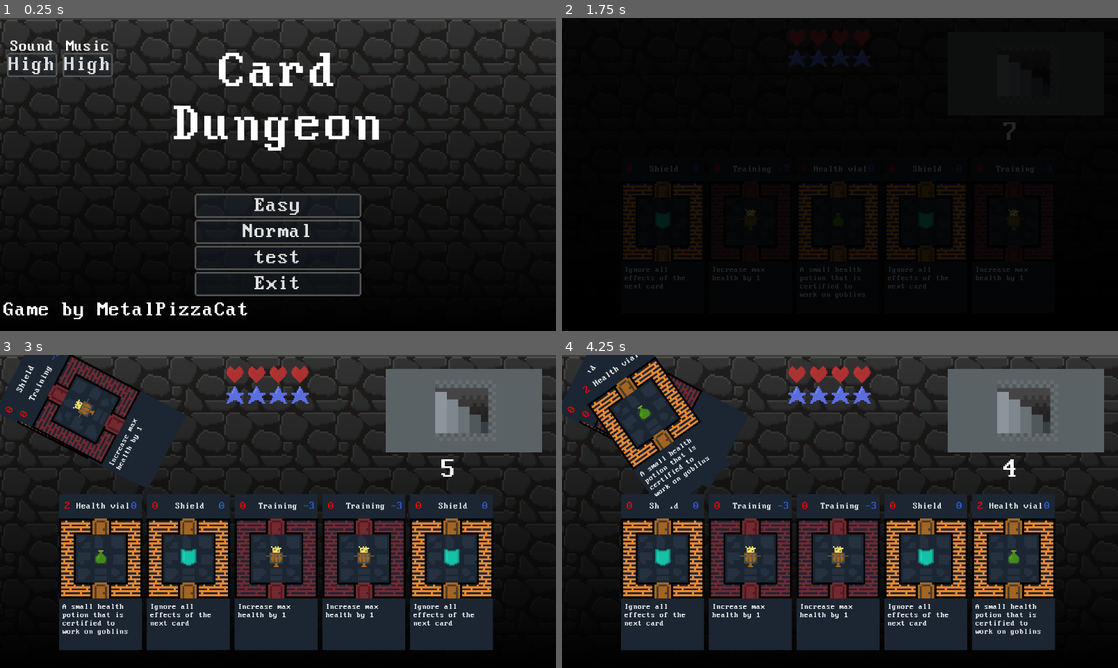
Above: before the commit, frames 1-4 (two rows, left to right).
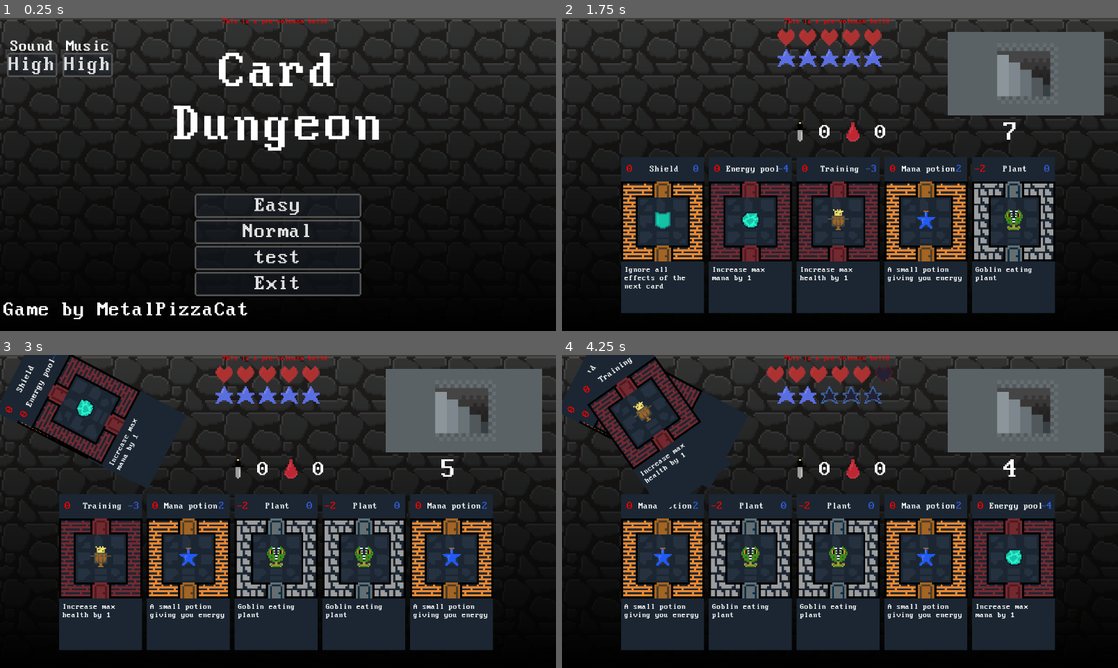
Above: after the commit, the same moments.

Repository: MetalPizzaCat/card-dungeon
Game: Godot game, scene res://scenes/main_menu.tscn
The game is run twice, just before and just after one commit, with the same random seed, the same clock (stepped at 60 frames per second) and the same inputs.
Inputs (mouse positions are in pixels of both pictures, inside the frame that each line leads up to):
- Up to frame 1 (0.25 s): no input
- Up to frame 2 (1.75 s): click "Easy" at 0.5 s; click "Easy" at 1.25 s
- Up to frame 3 (3 s): click (100, 570) at 2.02 s; click (100, 570) at 2.77 s
- Up to frame 4 (4.25 s): click (662, 570) at 3.52 s

The runs differ from the first frame. In frame 1, 0.1% of the frame differs, in the area x 40-59%, y 0-3%; in frame 2, 70%, in the area x 0-100%, y 0-95%; in frame 3, 9.1%; in frame 4, 10%.
Error before the commit: Cannot call method 'change_scene_to_packed' on a null value. (res://scenes/main_menu.gd:28)

Commit message:
add more card effects and displays

Diff:
--- a/cards/magic_water.tres
+++ b/cards/magic_water.tres
@@ -9,7 +9,7 @@
 description = "Increase max mana by 1"
 health_cost = 0
 mana_cost = 4
-effect = 10
+effect = 0
 background = 2
 icon = ExtResource("1_0ncwj")
 max_hp_change = 0
--- a/cards/training_dummy.tres
+++ b/cards/training_dummy.tres
@@ -9,7 +9,7 @@
 description = "Increase max health by 1"
 health_cost = 0
 mana_cost = 3
-effect = 9
+effect = 0
 background = 2
 icon = ExtResource("1_ig5ed")
 max_hp_change = 1
--- a/difficulties/easy.tres
+++ b/difficulties/easy.tres
@@ -13,11 +13,11 @@
 
 [sub_resource type="Resource" id="Resource_sy262"]
 script = ExtResource("1_x6oxp")
-cards = Array[ExtResource("2_euerq")]([ExtResource("3_n54bg"), ExtResource("4_ktjuy"), ExtResource("5_o6ayt"), ExtResource("6_7mo0u"), ExtResource("7_we124"), ExtResource("7_we124"), ExtResource("3_n54bg"), ExtResource("5_o6ayt")])
+cards = Array[ExtResource("2_euerq")]([ExtResource("3_n54bg"), ExtResource("4_ktjuy"), ExtResource("9_35ehe"), ExtResource("6_7mo0u"), ExtResource("7_we124"), ExtResource("3_n54bg"), ExtResource("5_o6ayt")])
 
 [sub_resource type="Resource" id="Resource_gvrys"]
 script = ExtResource("1_x6oxp")
-cards = Array[ExtResource("2_euerq")]([ExtResource("8_5cq4s"), ExtResource("8_5cq4s"), ExtResource("3_n54bg"), ExtResource("7_we124")])
+cards = Array[ExtResource("2_euerq")]([ExtResource("8_5cq4s"), ExtResource("3_n54bg"), ExtResource("7_we124"), ExtResource("7_we124"), ExtResource("6_7mo0u")])
 
 [sub_resource type="Resource" id="Resource_qnsjq"]
 script = ExtResource("1_x6oxp")
--- a/difficulties/normal.tres
+++ b/difficulties/normal.tres
@@ -22,11 +22,11 @@
 
 [sub_resource type="Resource" id="Resource_ocjio"]
 script = ExtResource("1_wkt5l")
-cards = Array[ExtResource("2_5sq3w")]([ExtResource("3_tcmk6"), ExtResource("4_fsqal"), ExtResource("5_i5g1h"), ExtResource("6_2usil"), ExtResource("7_omr8o"), ExtResource("5_i5g1h"), ExtResource("8_klrbv"), ExtResource("7_omr8o")])
+cards = Array[ExtResource("2_5sq3w")]([ExtResource("3_tcmk6"), ExtResource("4_fsqal"), ExtResource("6_2usil"), ExtResource("10_y8gl1"), ExtResource("5_i5g1h"), ExtResource("8_klrbv"), ExtResource("7_omr8o"), ExtResource("3_tcmk6"), ExtResource("13_odl36"), ExtResource("12_23kfm")])
 
 [sub_resource type="Resource" id="Resource_gpv0j"]
 script = ExtResource("1_wkt5l")
-cards = Array[ExtResource("2_5sq3w")]([ExtResource("9_5i74c"), ExtResource("10_y8gl1"), ExtResource("11_mtbnk"), ExtResource("7_omr8o")])
+cards = Array[ExtResource("2_5sq3w")]([ExtResource("9_5i74c"), ExtResource("10_y8gl1"), ExtResource("11_mtbnk"), ExtResource("7_omr8o"), ExtResource("6_2usil")])
 
 [sub_resource type="Resource" id="Resource_7q6h2"]
 script = ExtResource("1_wkt5l")
--- a/difficulties/test.tres
+++ b/difficulties/test.tres
@@ -1,15 +1,14 @@
-[gd_resource type="Resource" script_class="Difficulty" load_steps=8 format=3 uid="uid://bf123ypktqdsr"]
+[gd_resource type="Resource" script_class="Difficulty" load_steps=7 format=3 uid="uid://bf123ypktqdsr"]
 
 [ext_resource type="Script" path="res://objects/deck.gd" id="1_8y3wc"]
 [ext_resource type="Script" path="res://objects/card.gd" id="2_aybfc"]
-[ext_resource type="Resource" uid="uid://d3vpvv3ydsdli" path="res://cards/spellbook.tres" id="4_vayqg"]
-[ext_resource type="Resource" uid="uid://c556oggh6qvms" path="res://cards/ritual.tres" id="5_y7g6r"]
-[ext_resource type="Resource" uid="uid://ek6a6x3sdi3i" path="res://cards/magic_water.tres" id="9_22qga"]
+[ext_resource type="Resource" uid="uid://byy0xx2kdej15" path="res://cards/duplicator.tres" id="3_t6qp3"]
+[ext_resource type="Resource" uid="uid://du7mbwvsbwnup" path="res://cards/shield.tres" id="4_osq4r"]
 [ext_resource type="Script" path="res://game/difficulty.gd" id="10_5nobc"]
 
 [sub_resource type="Resource" id="Resource_sy262"]
 script = ExtResource("1_8y3wc")
-cards = Array[ExtResource("2_aybfc")]([ExtResource("4_vayqg"), ExtResource("9_22qga"), ExtResource("5_y7g6r")])
+cards = Array[ExtResource("2_aybfc")]([ExtResource("3_t6qp3"), ExtResource("4_osq4r")])
 
 [resource]
 script = ExtResource("10_5nobc")
--- a/objects/card.tscn
+++ b/objects/card.tscn
@@ -7,6 +7,17 @@
 [ext_resource type="Texture2D" uid="uid://dml0ml0l8vugp" path="res://textures/rooms/room_item.tres" id="3_yhkgl"]
 [ext_resource type="Texture2D" uid="uid://bptkfyl353rvx" path="res://textures/rooms/room_enemy.tres" id="4_bd36c"]
 [ext_resource type="FontFile" uid="uid://dwefhx08v0nht" path="res://font/MorePerfectDOSVGA.ttf" id="7_cta6k"]
+
+[sub_resource type="StyleBoxFlat" id="StyleBoxFlat_7yd4c"]
+bg_color = Color(0, 0, 0, 1)
+draw_center = false
+border_width_left = 4
+border_width_top = 4
+border_width_right = 4
+border_width_bottom = 4
+border_color = Color(0, 0, 0, 1)
+
+[sub_resource type="StyleBoxEmpty" id="StyleBoxEmpty_c60aa"]
 
 [node name="Card" type="Control"]
 texture_filter = 1
@@ -120,6 +131,9 @@
 anchor_bottom = 1.0
 grow_horizontal = 2
 grow_vertical = 2
+theme_override_styles/focus = SubResource("StyleBoxFlat_7yd4c")
+theme_override_styles/hover = SubResource("StyleBoxFlat_7yd4c")
+theme_override_styles/pressed = SubResource("StyleBoxEmpty_c60aa")
 flat = true
 
 [connection signal="pressed" from="Button" to="." method="_on_button_pressed"]
--- a/objects/player.gd
+++ b/objects/player.gd
@@ -8,6 +8,14 @@
 signal max_mana_changed(max_mana: int)
 
 
+@export var shield_icon: Control
+@export var bell_icon: Control
+@export var fire_icon: Control
+@export var duplicator_icon: Control
+
+@export var max_hp_modifier_label: Label
+@export var damage_modifier_label: Label
+
 @export var max_health: int:
     get:
         return _max_health
@@ -15,6 +23,8 @@
         _max_health = value
         health = min(max_health, health)
         max_health_changed.emit(value)
+        if max_health <= 0:
+            died.emit()
 
 
 @export var max_mana: int:
@@ -25,40 +35,87 @@
         mana = min(max_mana, mana)
         max_mana_changed.emit(value)
 
-var mana: int = 4:
+var mana: int = 5:
     get:
         return _mana
     set(value):
         _mana = min(max_mana, max(0, value))
         mana_changed.emit(_mana)
 
-var health: int = 4:
+var health: int = 5:
     get:
         return _health
     set(value):
         _health = min(max_health, max(0, value))
         health_changed.emit(_health)
+        if _health <= 0:
+            died.emit()
 
-var _health: int = 4
-var _mana: int = 4
-var _max_health : int = 4
-var _max_mana : int = 4
+var _health: int = 5
+var _mana: int = 5
+var _max_health: int = 5
+var _max_mana: int = 5
+var _has_fire: bool = false
+var _has_duplication: bool = false
+var _has_bell: bool = false
+var _has_shield: bool = false
+var _damage_modifier: int = 0
+var _max_hp_modifier: int = 0
 
 
-var damage_modifier: int = 1
-var max_hp_modifier: int = 0
-var has_fire: bool = false
-var has_duplication: bool = false
-var has_bell: bool = false
-var has_shield: bool = false
+var damage_modifier: int = 0:
+    get:
+        return _damage_modifier
+    set(value):
+        _damage_modifier = value
+        if damage_modifier_label != null:
+            damage_modifier_label.text = str(value)
 
-func add_health(hp: int) -> void:
-    health = min(max_health, max(0, health + hp))
-    if health <= 0:
-        died.emit()
 
-func add_mana(val: int) -> void:
-    mana = min(max_mana, max(0, mana + val))
+var max_hp_modifier: int = 0:
+    get:
+        return _max_hp_modifier
+    set(value):
+        _max_hp_modifier = value
+        if max_hp_modifier_label != null:
+            max_hp_modifier_label.text = str(value)
+
+
+var has_fire: bool:
+    get:
+        return _has_fire
+    set(value):
+        _has_fire = value
+        if fire_icon != null:
+            fire_icon.visible = value
+
+
+var has_duplication: bool:
+    get:
+        return _has_duplication
+    set(value):
+        _has_duplication = value
+        if duplicator_icon != null:
+            duplicator_icon.visible = value
+
+
+var has_bell: bool:
+    get:
+        return _has_bell
+    set(value):
+        _has_bell = value
+        if bell_icon != null:
+            bell_icon.visible = value
+
+
+var has_shield: bool:
+    get:
+        return _has_shield
+    set(value):
+        _has_shield = value
+        if shield_icon != null:
+            shield_icon.visible = value
+
 
 func swap_stats() -> void:
     var h = health
@@ -75,20 +132,28 @@
         "has_duplication": has_duplication,
         "has_bell": has_bell,
         "has_shield": has_shield,
-        "health" : health,
-        "max_health" : max_health,
-        "mana" : mana,
-        "max_mana" : max_mana
+        "health": health,
+        "max_health": max_health,
+        "mana": mana,
+        "max_mana": max_mana
     }
 
 func apply_effect(card: Card) -> void:
     if has_shield:
         has_shield = false
         return
-    add_health(-card.health_cost)
-    add_mana(-card.mana_cost)
-    max_health += card.max_hp_change
+    if card.health_cost > 0:
+        health -= (card.health_cost + damage_modifier)
+    else:
+        health -= card.health_cost
+    mana -= card.mana_cost
+
+    if card.max_hp_change < 0:
+        max_health += card.max_hp_change - max_hp_modifier
+    else:
+        max_health += card.max_hp_change
     max_mana += card.max_mp_change
+
     if has_bell:
         has_bell = false
         return
@@ -116,7 +181,7 @@
             max_hp_modifier += 2
         Card.Effect.CLEAR_ALL_EFFECTS:
            max_hp_modifier = 0
-           damage_modifier = 1
+           damage_modifier = 0
            has_fire = false
            has_duplication = false
            has_bell = false
--- a/scenes/dungeon.gd
+++ b/scenes/dungeon.gd
@@ -90,7 +90,6 @@
 
 func use_card(card: Card, id: int) -> void:
 	if card.mana_cost <= player.mana:
-		player.apply_effect(card)
 		match card.background:
 			Card.BackgroundType.ITEM:
 				item_sound_player.play()
@@ -98,8 +97,11 @@
 				spell_sound_player.play()
 			Card.BackgroundType.ENEMY:
 				enemy_sound_player.play()
-	if card.effect == Card.Effect.CLEAR_HAND:
-		_on_player_hand_clear_used()
+		if card.effect == Card.Effect.CLEAR_HAND:
+			_on_player_hand_clear_used()
+			return
+	if player.has_duplication:
+		player.has_duplication = false
 	else:
 		var playable: PlayableCard = playable_cards[id]
 		hand_box.remove_child(playable)
@@ -109,8 +111,14 @@
 		playable_cards.erase(playable)
 		_re_id_cards()
 		draw_card()
-	if playable_cards.is_empty():
-		_start_next_round()
+		if playable_cards.is_empty():
+			_start_next_round()
+
+	if card.mana_cost <= player.mana:
+		player.apply_effect(card)
+	if player.has_fire:
+		player.has_fire = false
+		possible_cards.erase(card)
 
 
 func _start_next_round() -> void:
@@ -187,3 +195,5 @@
 		_add_discarded_card(card)
 	playable_cards.clear()
 	draw_initial_cards()
+	if playable_cards.is_empty():
+		_start_next_round()
--- a/scenes/dungeon.tscn
+++ b/scenes/dungeon.tscn
@@ -26,10 +26,16 @@
 [ext_resource type="Resource" uid="uid://du7mbwvsbwnup" path="res://cards/shield.tres" id="16_xqucn"]
 [ext_resource type="Resource" uid="uid://dghtc0rhr2v8j" path="res://cards/rat.tres" id="17_7euih"]
 [ext_resource type="Texture2D" uid="uid://c1fhephy37xcn" path="res://textures/card_icon.svg" id="17_yuah5"]
+[ext_resource type="Texture2D" uid="uid://cmilnihtxk3f2" path="res://textures/items/fire.tres" id="26_x0lct"]
 [ext_resource type="AudioStream" uid="uid://cdny52jikw6od" path="res://music/dungeon.ogg" id="27_mvh35"]
+[ext_resource type="Texture2D" uid="uid://dmgkx0jw3shk0" path="res://textures/items/shield.tres" id="27_w8sp1"]
+[ext_resource type="Texture2D" uid="uid://ep4pkkj3axrp" path="res://textures/items/ratbell.tres" id="28_eltcj"]
 [ext_resource type="AudioStream" uid="uid://b12a8jtjcqgqq" path="res://sounds/hit1.ogg" id="28_iwcgl"]
 [ext_resource type="AudioStream" uid="uid://bge1u8uokcmdq" path="res://sounds/lever1.ogg" id="29_gny3j"]
+[ext_resource type="Texture2D" uid="uid://bop1rtm0vm8n5" path="res://textures/items/duplicator.tres" id="29_rjnah"]
 [ext_resource type="AudioStream" uid="uid://b2bso8jpevq6w" path="res://sounds/use_card2.ogg" id="30_1en3g"]
+[ext_resource type="Texture2D" uid="uid://btb0jx3fb8dih" path="res://textures/items/dagger.tres" id="30_jd04g"]
+[ext_resource type="Texture2D" uid="uid://bnmv4ul05tdae" path="res://textures/items/blood.tres" id="31_jdgsv"]
 
 [sub_resource type="Animation" id="Animation_sxqii"]
 length = 0.001
@@ -131,6 +137,74 @@
 "transitions": PackedFloat32Array(1, 1),
 "update": 0,
 "values": [Color(0, 0, 0, 1), Color(0, 0, 0, 0)]
+}
+
+[sub_resource type="Animation" id="Animation_ni31j"]
+resource_name = "loss"
+length = 2.0
+tracks/0/type = "value"
+tracks/0/imported = false
+tracks/0/enabled = true
+tracks/0/path = NodePath("VictoryScreen:position")
+tracks/0/interp = 1
+tracks/0/loop_wrap = true
+tracks/0/keys = {
+"times": PackedFloat32Array(0, 0.466667),
+"transitions": PackedFloat32Array(1, 1),
+"update": 0,
+"values": [Vector2(0, -728), Vector2(0, 0)]
+}
+tracks/1/type = "value"
+tracks/1/imported = false
+tracks/1/enabled = true
+tracks/1/path = NodePath("VictoryScreen/ColorRect:color")
+tracks/1/interp = 1
+tracks/1/loop_wrap = true
+tracks/1/keys = {
+"times": PackedFloat32Array(0, 0.433327, 1.36667),
+"transitions": PackedFloat32Array(1, 1, 1),
+"update": 0,
+"values": [Color(0, 0, 0, 0), Color(0, 0, 0, 0), Color(0, 0, 0, 0.776471)]
+}
+tracks/2/type = "value"
+tracks/2/imported = false
+tracks/2/enabled = true
+tracks/2/path = NodePath("VictoryScreen/ExitButton:modulate")
+tracks/2/interp = 1
+tracks/2/loop_wrap = true
+tracks/2/keys = {
+"times": PackedFloat32Array(0, 0.433327, 1.33333),
+"transitions": PackedFloat32Array(1, 1, 1),
+"update": 0,
+"values": [Color(1, 1, 1, 0), Color(1, 1, 1, 0), Color(1, 1, 1, 1)]
+}
+tracks/3/type = "value"
+tracks/3/imported = false
+tracks/3/enabled = true
+tracks/3/path = NodePath("VictoryScreen/DeathText:visible")
+tracks/3/interp = 1
+tracks/3/loop_wrap = true
+tracks/3/keys = {
+"times": PackedFloat32Array(0, 0.266667),
+"transitions": PackedFloat32Array(1, 1),
+"update": 1,
+"values": [false, true]
+}
+
+[sub_resource type="Animation" id="Animation_aiady"]
+resource_name = "next_round"
+length = 3.0
+tracks/0/type = "value"
+tracks/0/imported = false
+tracks/0/enabled = true
+tracks/0/path = NodePath("NextRoundLabel:modulate")
+tracks/0/interp = 1
+tracks/0/loop_wrap = true
+tracks/0/keys = {
+"times": PackedFloat32Array(0, 0.966667, 1.83333, 3),
+"transitions": PackedFloat32Array(1, 1, 1, 1),
+"update": 0,
+"values": [Color(1, 1, 1, 0), Color(1, 1, 1, 1), Color(1, 1, 1, 1), Color(1, 1, 1, 0)]
 }
 
 [sub_resource type="Animation" id="Animation_27v4h"]
@@ -185,74 +259,6 @@
 "values": [false, true]
 }
 
-[sub_resource type="Animation" id="Animation_aiady"]
-resource_name = "next_round"
-length = 3.0
-tracks/0/type = "value"
-tracks/0/imported = false
-tracks/0/enabled = true
-tracks/0/path = NodePath("NextRoundLabel:modulate")
-tracks/0/interp = 1
-tracks/0/loop_wrap = true
-tracks/0/keys = {
-"times": PackedFloat32Array(0, 0.966667, 1.83333, 3),
-"transitions": PackedFloat32Array(1, 1, 1, 1),
-"update": 0,
-"values": [Color(1, 1, 1, 0), Color(1, 1, 1, 1), Color(1, 1, 1, 1), Color(1, 1, 1, 0)]
-}
-
-[sub_resource type="Animation" id="Animation_ni31j"]
-resource_name = "loss"
-length = 2.0
-tracks/0/type = "value"
-tracks/0/imported = false
-tracks/0/enabled = true
-tracks/0/path = NodePath("VictoryScreen:position")
-tracks/0/interp = 1
-tracks/0/loop_wrap = true
-tracks/0/keys = {
-"times": PackedFloat32Array(0, 0.466667),
-"transitions": PackedFloat32Array(1, 1),
-"update": 0,
-"values": [Vector2(0, -728), Vector2(0, 0)]
-}
-tracks/1/type = "value"
-tracks/1/imported = false
-tracks/1/enabled = true
-tracks/1/path = NodePath("VictoryScreen/ColorRect:color")
-tracks/1/interp = 1
-tracks/1/loop_wrap = true
-tracks/1/keys = {
-"times": PackedFloat32Array(0, 0.433327, 1.36667),
-"transitions": PackedFloat32Array(1, 1, 1),
-"update": 0,
-"values": [Color(0, 0, 0, 0), Color(0, 0, 0, 0), Color(0, 0, 0, 0.776471)]
-}
-tracks/2/type = "value"
-tracks/2/imported = false
-tracks/2/enabled = true
-tracks/2/path = NodePath("VictoryScreen/ExitButton:modulate")
-tracks/2/interp = 1
-tracks/2/loop_wrap = true
-tracks/2/keys = {
-"times": PackedFloat32Array(0, 0.433327, 1.33333),
-"transitions": PackedFloat32Array(1, 1, 1),
-"update": 0,
-"values": [Color(1, 1, 1, 0), Color(1, 1, 1, 0), Color(1, 1, 1, 1)]
-}
-tracks/3/type = "value"
-tracks/3/imported = false
-tracks/3/enabled = true
-tracks/3/path = NodePath("VictoryScreen/DeathText:visible")
-tracks/3/interp = 1
-tracks/3/loop_wrap = true
-tracks/3/keys = {
-"times": PackedFloat32Array(0, 0.266667),
-"transitions": PackedFloat32Array(1, 1),
-"update": 1,
-"values": [false, true]
-}
-
 [sub_resource type="AnimationLibrary" id="AnimationLibrary_qo0ib"]
 _data = {
 "RESET": SubResource("Animation_sxqii"),
@@ -285,6 +291,14 @@
 offset_bottom = 2005.0
 rotation = 4.71239
 texture = ExtResource("4_e6hvh")
+
+[node name="DebugLabel" type="Label" parent="."]
+modulate = Color(1, 0, 0, 1)
+layout_mode = 0
+offset_left = 512.0
+offset_right = 755.0
+offset_bottom = 16.0
+text = "This is a pre-release build"
 
 [node name="Hand" type="HBoxContainer" parent="."]
 layout_mode = 0
@@ -309,8 +323,14 @@
 rotation = 1.72214
 color = Color(0.105516, 0.148989, 0.195895, 1)
 
-[node name="Player" type="Node" parent="."]
+[node name="Player" type="Node" parent="." node_paths=PackedStringArray("shield_icon", "bell_icon", "fire_icon", "duplicator_icon", "max_hp_modifier_label", "damage_modifier_label")]
 script = ExtResource("8_w3mj3")
+shield_icon = NodePath("../SpecialIcons/ShieldIcon")
+bell_icon = NodePath("../SpecialIcons/BellIcon")
+fire_icon = NodePath("../SpecialIcons/FireIcon")
+duplicator_icon = NodePath("../SpecialIcons/Duplicator")
+max_hp_modifier_label = NodePath("../MaxHpLabel")
+damage_modifier_label = NodePath("../DamageLabel")
 
 [node name="Card" parent="." instance=ExtResource("3_efa7a")]
 visible = false
@@ -320,7 +340,6 @@
 offset_right = 232.0
 offset_bottom = 544.0
 rotation = -1.55047
-card_id = null
 
 [node name="CardSpawnPos" type="Control" parent="."]
 anchors_preset = 0
@@ -349,6 +368,78 @@
 current_value = 10
 full_texture = ExtResource("13_m5m1f")
 empty_texture = ExtResource("14_cfnwc")
+
+[node name="SpecialIcons" type="Control" parent="."]
+anchors_preset = 0
+offset_left = 528.0
+offset_top = 128.0
+offset_right = 568.0
+offset_bottom = 168.0
+
+[node name="FireIcon" type="TextureRect" parent="SpecialIcons"]
+visible = false
+layout_mode = 0
+offset_left = -16.0
+offset_right = 44.0
+offset_bottom = 60.0
+texture = ExtResource("26_x0lct")
+
+[node name="ShieldIcon" type="TextureRect" parent="SpecialIcons"]
+visible = false
+layout_mode = 0
+offset_left = 48.0
+offset_right = 108.0
+offset_bottom = 60.0
+texture = ExtResource("27_w8sp1")
+
+[node name="BellIcon" type="TextureRect" parent="SpecialIcons"]
+visible = false
+layout_mode = 0
+offset_left = 112.0
+offset_right = 172.0
+offset_bottom = 60.0
+texture = ExtResource("28_eltcj")
+
+[node name="Duplicator" type="TextureRect" parent="SpecialIcons"]
+visible = false
+layout_mode = 0
+offset_left = 168.0
+offset_right = 228.0
+offset_bottom = 60.0
+texture = ExtResource("29_rjnah")
+
+[node name="Dagger" type="TextureRect" parent="."]
+offset_left = 520.0
+offset_top = 232.0
+offset_right = 580.0
+offset_bottom = 292.0
+texture = ExtResource("30_jd04g")
+
+[node name="Dagger2" type="TextureRect" parent="."]
+offset_left = 640.0
+offset_top = 232.0
+offset_right = 700.0
+offset_bottom = 292.0
+texture = ExtResource("31_jdgsv")
+
+[node name="DamageLabel" type="Label" parent="."]
+layout_mode = 0
+offset_left = 592.0
+offset_top = 240.0
+offset_right = 632.0
+offset_bottom = 288.0
+theme_override_font_sizes/font_size = 48
+text = "0
+"
+
+[node name="MaxHpLabel" type="Label" parent="."]
+layout_mode = 0
+offset_left = 720.0
+offset_top = 240.0
+offset_right = 760.0
+offset_bottom = 288.0
+theme_override_font_sizes/font_size = 48
+text = "0"
 
 [node name="DeckDisplay" type="Control" parent="."]
 layout_mode = 1
@@ -447,6 +538,7 @@
 }
 
 [node name="ColorRect" type="ColorRect" parent="."]
+visible = false
 layout_mode = 1
 anchors_preset = 15
 anchor_right = 1.0
--- a/scenes/main_menu.gd
+++ b/scenes/main_menu.gd
@@ -1,16 +1,18 @@
 extends Control
 
-@export var difficulties : Array[Difficulty] = []
-@export var card_scene : PackedScene
+@export var difficulties: Array[Difficulty] = []
+@export var card_scene: PackedScene
 
-@onready var options_box : VBoxContainer = $OptionsContainer/DifficultyOptions
+@onready var options_box: VBoxContainer = $OptionsContainer/DifficultyOptions
 
-@onready var manager : Manager = get_node("/root/GameManager")
-@onready var animation_player : AnimationPlayer = $AnimationPlayer
+@onready var manager: Manager = get_node("/root/GameManager")
+@onready var animation_player: AnimationPlayer = $AnimationPlayer
 
-var unlocked_difficulties : int = 0
+var loading: bool = false
 
-var buttons : Array[DifficultyButton] = []
+var unlocked_difficulties: int = 0
+
+var buttons: Array[DifficultyButton] = []
 
 func _ready() -> void:
 	for option in difficulties:
@@ -21,7 +23,10 @@
 		btn.selected.connect(_difficulty_selected)
 
 
-func _difficulty_selected(diff : Difficulty) -> void:
+func _difficulty_selected(diff: Difficulty) -> void:
+	if loading:
+		return
+	loading = true
 	manager.difficulty = diff
 	animation_player.play("fade_out")
 	await animation_player.animation_finished
--- a/scenes/main_menu.tscn
+++ b/scenes/main_menu.tscn
@@ -166,4 +166,12 @@
 autoplay = true
 bus = &"Music"
 
+[node name="DebugLabel" type="Label" parent="."]
+modulate = Color(1, 0, 0, 1)
+layout_mode = 0
+offset_left = 512.0
+offset_right = 755.0
+offset_bottom = 16.0
+text = "This is a pre-release build"
+
 [connection signal="pressed" from="OptionsContainer/ExitButton2" to="." method="_on_exit_button_pressed"]
--- /dev/null
+++ b/textures/items/blood.tres
@@ -0,0 +1,7 @@
+[gd_resource type="AtlasTexture" load_steps=2 format=3 uid="uid://bnmv4ul05tdae"]
+
+[ext_resource type="Texture2D" uid="uid://dmffh2pmsliif" path="res://textures/items.png" id="1_1nch6"]
+
+[resource]
+atlas = ExtResource("1_1nch6")
+region = Rect2(304, 0, 16, 16)
Not shown: 1 places in objects/card.tscn that only renumber resources
Not shown: 1 places in scenes/dungeon.tscn that only renumber resources
Binary file changed: textures/items.png
